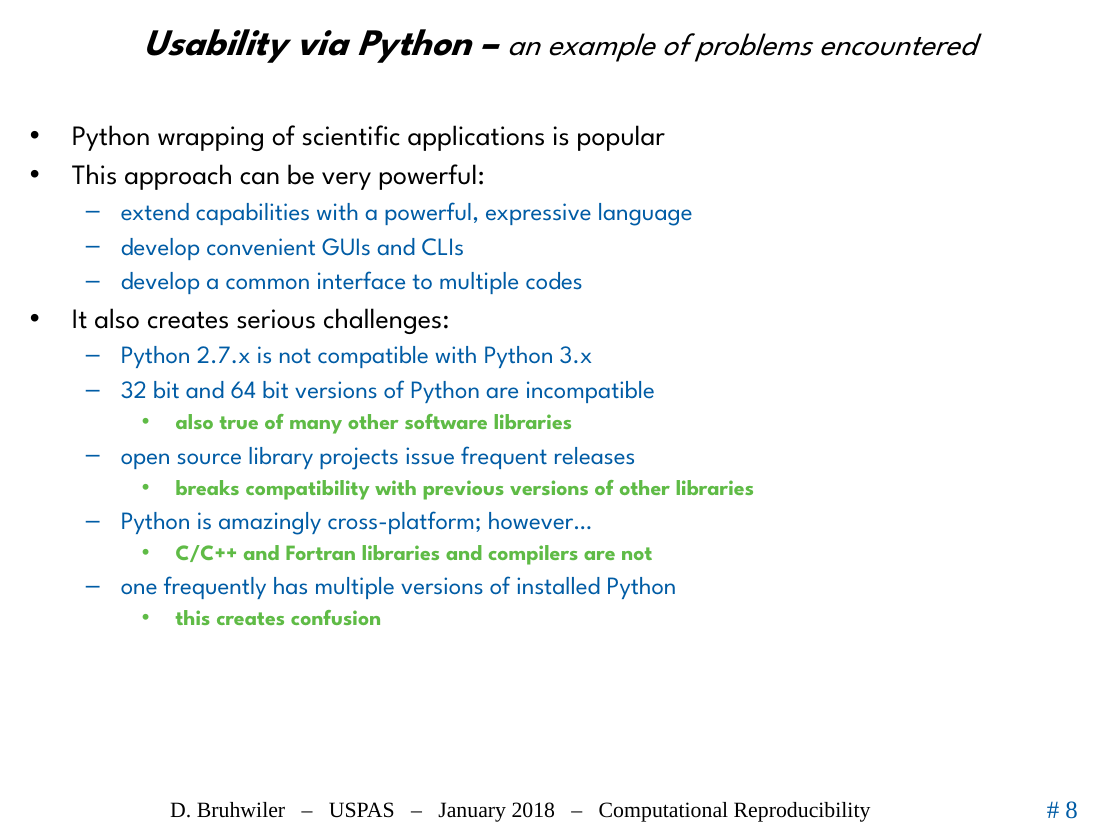
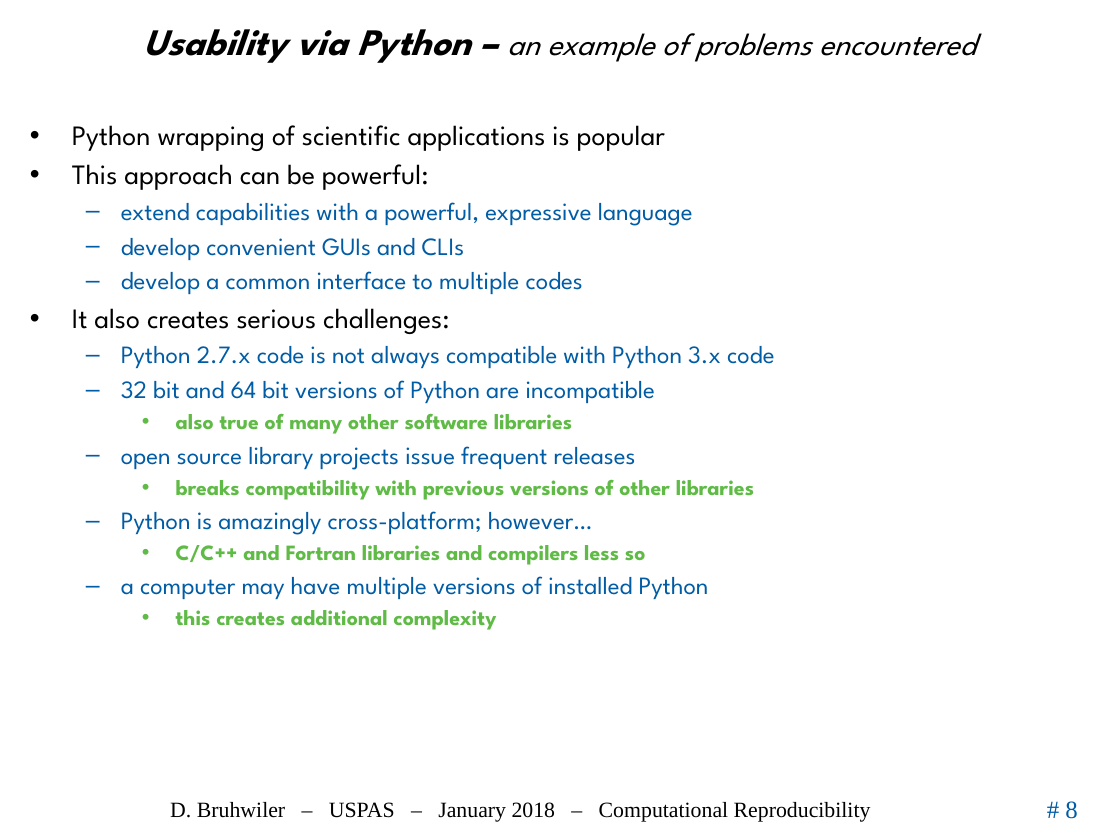
Before and after one commit to uspas/simbeamplasma18, a slide deck: slide 8 of computational_reproducibility/lecture/2018_ComputationalReproducibility_Bruhwiler_USPAS.pptx. Drawn at 1120x840 pixels with LibreOffice and Linux fonts; fonts in the diff are those of the drawing; background and template pictures are left out. Boxes give left, top, right and bottom in pixels: in the first picture for what was removed or moved away, otherwise in the second. Text is boxed around its words. In the diff, an @@ line names an element or a change of style, - is before the commit and + after.

```diff
--- a/computational_reproducibility/lecture/2018_ComputationalReproducibility_Bruhwiler_USPAS.pptx
+++ b/computational_reproducibility/lecture/2018_ComputationalReproducibility_Bruhwiler_USPAS.pptx
@@ text at (72,164,429,190): text changed @@
-• This approach can be very powerful:
+• This approach can be powerful:
@@ text at (121,346,774,369): text changed @@
-  – Python 2.7.x is not compatible with Python 3.x
+  – Python 2.7.x code is not always compatible with Python 3.x code
@@ text at (121,545,709,630): text changed @@
-    • C/C++ and Fortran libraries and compilers are not
-  – one frequently has multiple versions of installed Python
-    • this creates confusion
+    • C/C++ and Fortran libraries and compilers less so
+  – a computer may have multiple versions of installed Python
+    • this creates additional complexity
```
Also in this commit, not shown: 9 other slides changed.
